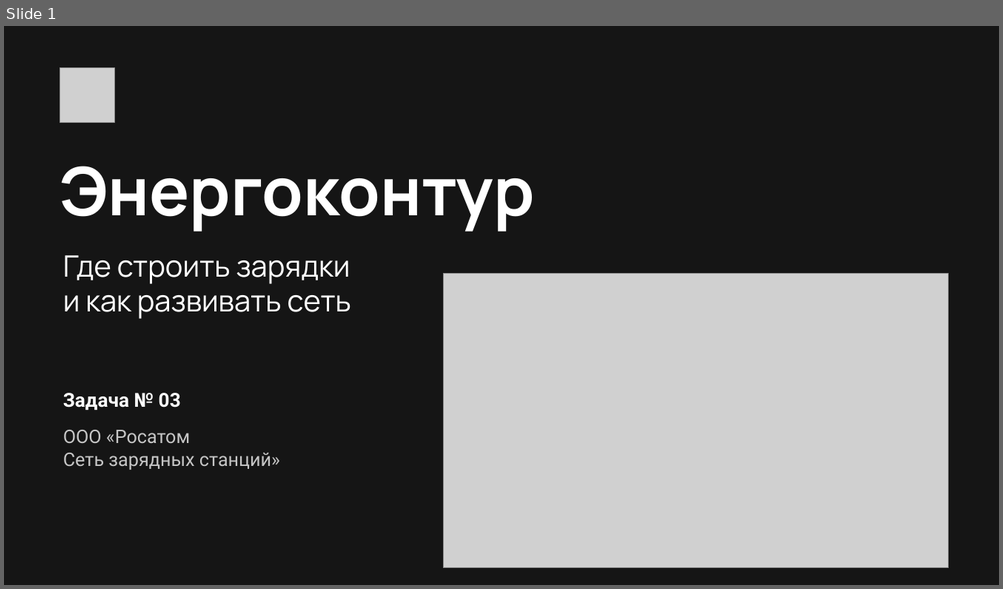
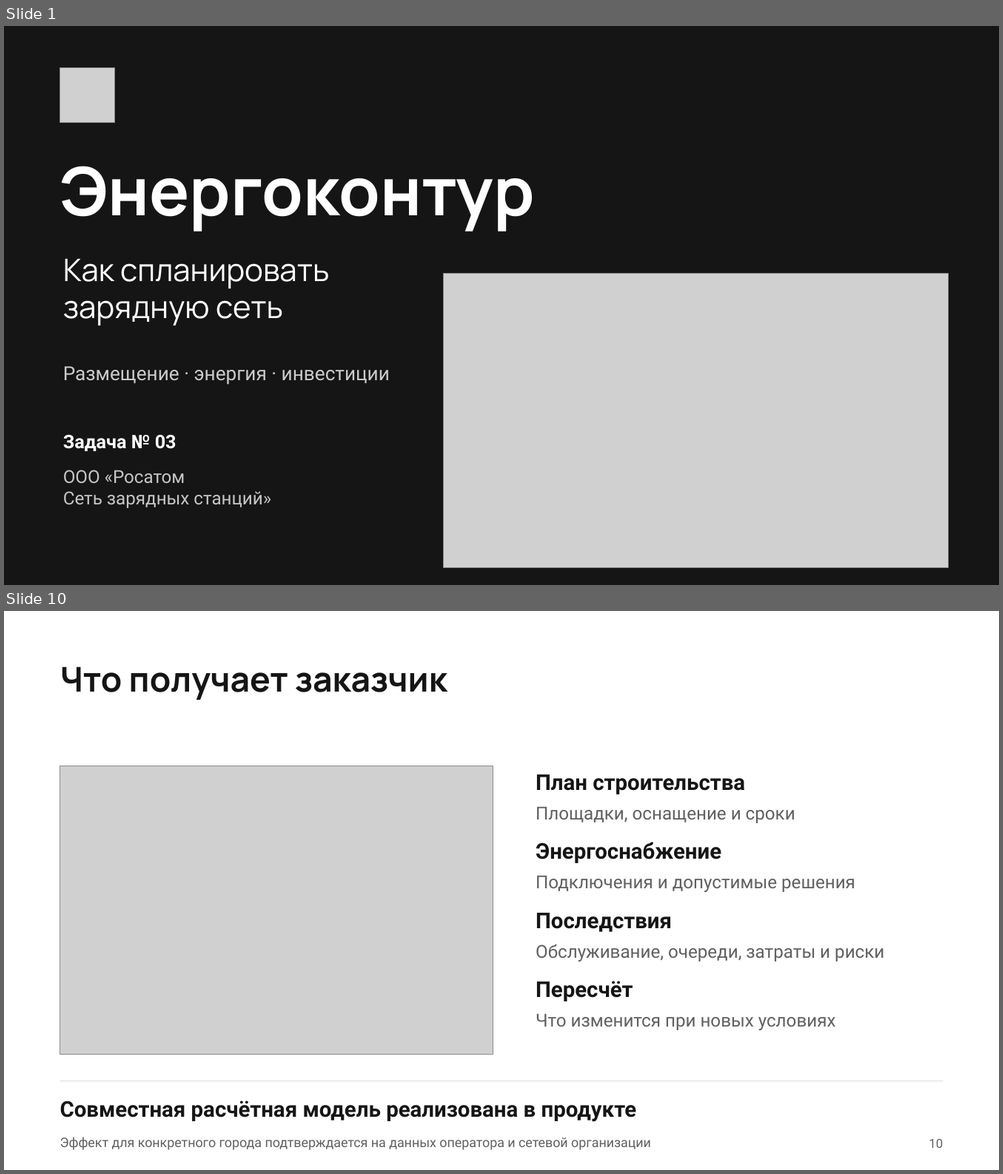
Before and after one commit to Elmar006/energy_web, a slide deck: docs/commission/submission/Энергоконтур_решение_задачи.pptx. Shown one above the other, each under a label of ours: slide 1 before the commit, slides 1 and 10 after it; the slides between them are not shown. The pictures are 1003x589 and 1003x1174 pixels, drawn with LibreOffice and Linux fonts; fonts in the diff are those of the drawing; grey boxes stand for pictures. Boxes give left, top, right and bottom in pixels: in the first picture for what was removed or moved away, otherwise in the second. Text is boxed around its words. In the diff, an @@ line names an element or a change of style, - is before the commit and + after.

```diff
--- a/docs/commission/submission/Энергоконтур_решение_задачи.pptx
+++ b/docs/commission/submission/Энергоконтур_решение_задачи.pptx
@@ slide 10 added at (4, 611, 999, 1170), background #FFFFFF @@
@@ text added at (60, 667, 447, 700), 33 pt, text #151515, bold @@
+Что получает заказчик
@@ picture added at (60, 766, 492, 1054) @@
@@ text added at (535, 775, 745, 795), 21 pt, text #151515, bold @@
+План строительства
@@ text added at (535, 807, 795, 823), 17.2 pt, text #606060 @@
+Площадки, оснащение и сроки
@@ text added at (535, 842, 721, 863), 21 pt, text #151515, bold @@
+Энергоснабжение
@@ text added at (535, 876, 855, 892), 17.2 pt, text #606060 @@
+Подключения и допустимые решения
@@ text added at (535, 913, 671, 932), 21 pt, text #151515, bold @@
+Последствия
@@ text added at (535, 944, 884, 962), 17.2 pt, text #606060 @@
+Обслуживание, очереди, затраты и риски
@@ text added at (535, 981, 632, 1002), 21 pt, text #151515, bold @@
+Пересчёт
@@ text added at (535, 1014, 836, 1031), 17.2 pt, text #606060 @@
+Что изменится при новых условиях
@@ rectangle added at (60, 1081, 942, 1082), fill #DEDEDE @@
@@ text added at (60, 1101, 637, 1122), 21 pt, text #151515, bold @@
+Совместная расчётная модель реализована в продукте
@@ text added at (60, 1137, 651, 1150), 12.8 pt, text #606060 @@
+Эффект для конкретного города подтверждается на данных оператора и сетевой организации
@@ text added at (928, 1139, 942, 1148), 12 pt, text #606060 @@
+10
@@ slide 1 changed as well @@
@@ text at (63, 258, 329, 326): text changed; size 28.5 to 30 pt @@
-Где строить зарядки
-и как развивать сеть
+Как спланировать
+зарядную сеть
@@ text added at (63, 366, 390, 385), 18.8 pt, text #CBCBCB @@
+Размещение · энергия · инвестиции
@@ text "Задача № 03": place and size @@
-text "Задача № 03" at (63, 393, 181, 410)
+text "Задача № 03" at (63, 435, 176, 452)
@@ text "Задача № 03" at (63, 435, 176, 452): size 18.8 to 18 pt @@
@@ text "ООО «Росатом": place and size @@
-text "ООО «Росатом" at (63, 430, 280, 470)
+text "ООО «Росатом" at (63, 470, 271, 508)
@@ text "ООО «Росатом" at (63, 470, 271, 508): size 18 to 17.2 pt @@
```
Also in this commit, not shown: 10 other slides added, 11 slides removed, 10 other files.
